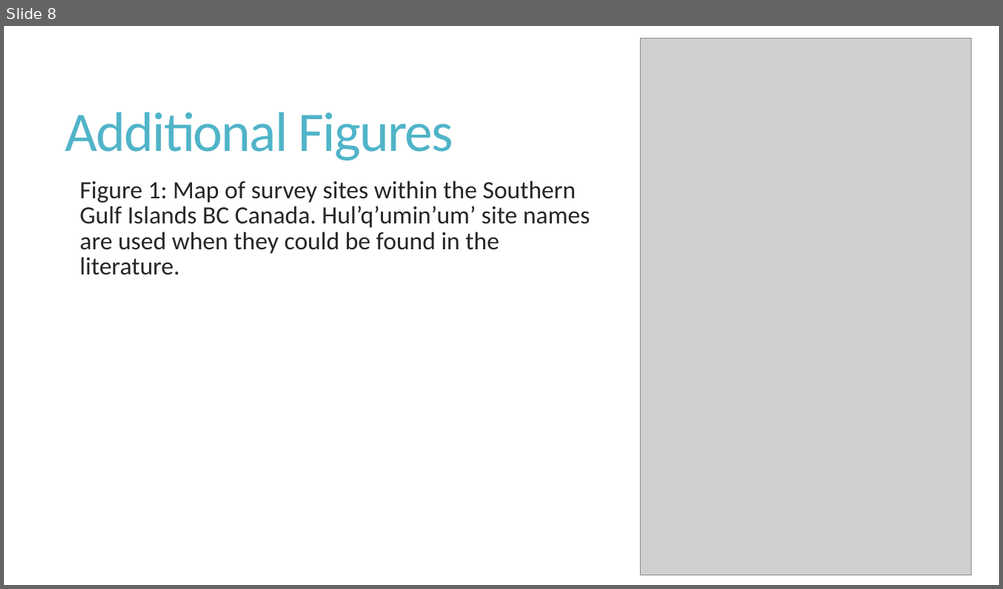
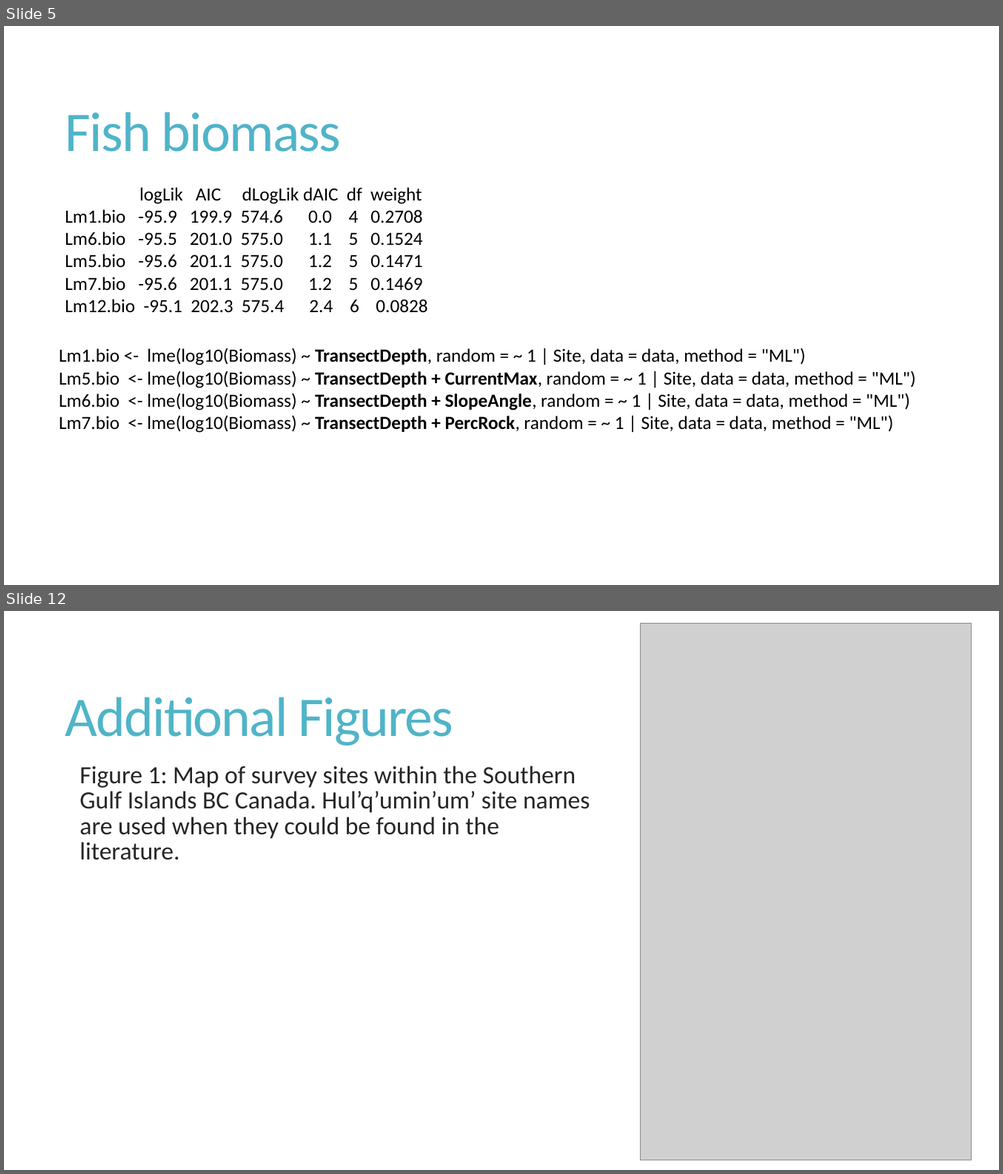
Before and after one commit to fionatfrancis/HiLo-Fish, a slide deck: HiLoAnalysisUpdate.pptx. Shown one above the other, each under a label of ours: slide 8 before the commit, slides 5 and 12 after it; the slides between them are not shown. The pictures are 1003x589 and 1003x1174 pixels, drawn with LibreOffice and Linux fonts; fonts in the diff are those of the drawing; grey boxes stand for pictures. Boxes give left, top, right and bottom in pixels: in the first picture for what was removed or moved away, otherwise in the second. Text is boxed around its words. In the diff, an @@ line names an element or a change of style, - is before the commit and + after.

```diff
--- a/HiLoAnalysisUpdate.pptx
+++ b/HiLoAnalysisUpdate.pptx
@@ slide 5 added at [4,26,999,585], background #FFFFFF @@
@@ title added at [65,112,341,152], 54 pt, text #50B4C8 @@
+Fish biomass
@@ text added at [65,187,427,313], 18 pt, text #000000 @@
+logLik AIC dLogLik dAIC df weight
+Lm1.bio -95.9 199.9 574.6 0.0 4 0.2708
+Lm6.bio -95.5 201.0 575.0 1.1 5 0.1524
+Lm5.bio -95.6 201.1 575.0 1.2 5 0.1471
+Lm7.bio -95.6 201.1 575.0 1.2 5 0.1469
+Lm12.bio -95.1 202.3 575.4 2.4 6 0.0828
@@ text added at [59,348,916,433], 18 pt, text #000000 @@
+Lm1.bio <- lme(log10(Biomass) ~ TransectDepth, random = ~ 1 | Site, data = data, method = "ML")
+Lm5.bio <- lme(log10(Biomass) ~ TransectDepth + CurrentMax, random = ~ 1 | Site, data = data, method = "ML")
+Lm6.bio <- lme(log10(Biomass) ~ TransectDepth + SlopeAngle, random = ~ 1 | Site, data = data, method = "ML")
+Lm7.bio <- lme(log10(Biomass) ~ TransectDepth + PercRock, random = ~ 1 | Site, data = data, method = "ML")
@@ what was slide 8 is now slide 12 @@
```
Also in this commit, not shown: 5 slides changed, 5 other slides added, 2 slides removed.
